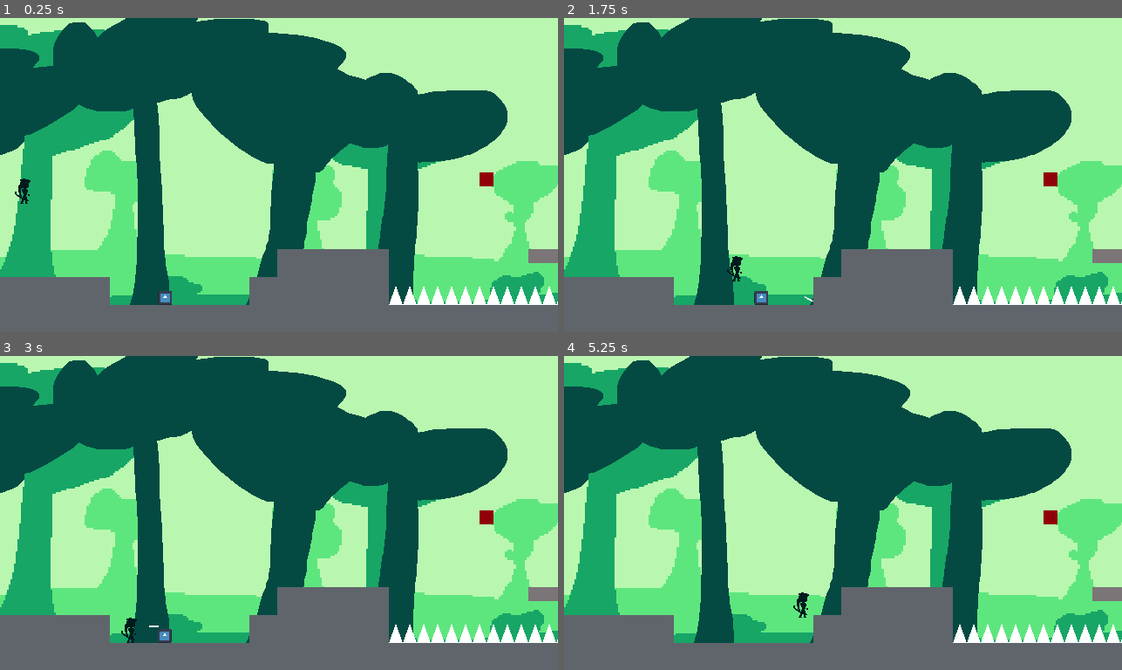
Above: before the commit, frames 1-4 (two rows, left to right).
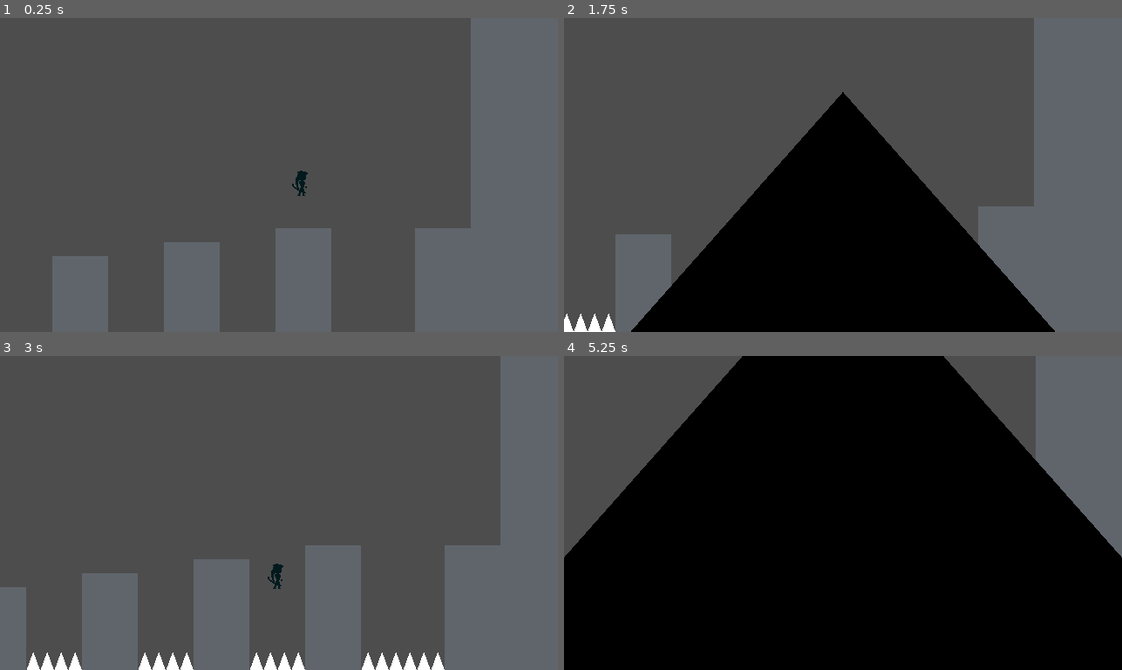
Above: after the commit, the same moments.

Repository: Borrow-Game/game-godot
Game: Godot game, scene res://Scenes/physics_sample_scene.tscn
Same seed, same stepped clock (60 frames per second), same inputs: the game is played once before the commit and once after it. The engine's default icon, where the game draws it, is replaced by a stand-in: a white triangle on a blue panel in a dark square.
Inputs:
- Up to frame 1 (0.25 s): no input
- Up to frame 2 (1.75 s): tap Enter (ui_accept) at 0.5, 0.77, 1.52 s; hold Right (right) from 0.53 s (still down); tap X (dash) at 0.6 s; tap Shift (shoot bow) at 1.35 s
- Up to frame 3 (3 s): release Right (right) at 2.03 s; hold Left (left) 2.03-2.78 s; tap X (dash) at 2.1 s; hold Right (right) from 2.78 s (still down); tap Shift (shoot bow) at 2.85 s
- Up to frame 4 (5.25 s): tap Enter (ui_accept) at 3.02, 3.77, 4.52 s; tap X (dash) at 3.6, 5.1 s; release Right (right) at 4.28 s; hold Left (left) 4.28-5.03 s; tap Shift (shoot bow) at 4.35 s; hold Right (right) from 5.03 s (still down)

The runs differ from the first frame. In frame 1, 93% of the frame differs, in the area x 0-100%, y 0-100%; in frame 2, 98%; in frame 3, 93%; in frame 4, 100%.

Commit message:
feat: added confetti when finishing demo

Diff:
--- /dev/null
+++ b/Scenes/confetti.tscn
@@ -0,0 +1,97 @@
+[gd_scene load_steps=2 format=3 uid="uid://cbqjh64lyjkkb"]
+
+[sub_resource type="Curve" id="Curve_4w4yn"]
+_data = [Vector2(0.0113208, 0.157122), 0.0, 0.0, 0, 0, Vector2(1, 0.366304), 0.0, 0.0, 0, 0]
+point_count = 2
+
+[node name="Confetti" type="Node2D"]
+
+[node name="green" type="CPUParticles2D" parent="."]
+scale = Vector2(1.01035, 1.02934)
+amount = 15
+explosiveness = 0.6
+randomness = 0.2
+local_coords = true
+direction = Vector2(0, -1)
+gravity = Vector2(0, 100)
+initial_velocity_min = 87.83
+initial_velocity_max = 296.94
+angular_velocity_min = 280.0
+angular_velocity_max = 280.0
+linear_accel_min = 13.51
+linear_accel_max = 13.51
+scale_amount_max = 10.0
+scale_amount_curve = SubResource("Curve_4w4yn")
+color = Color(0.658824, 0.392157, 0.992157, 1)
+
+[node name="green2" type="CPUParticles2D" parent="."]
+scale = Vector2(1.01035, 1.02934)
+amount = 15
+explosiveness = 0.6
+randomness = 0.2
+local_coords = true
+direction = Vector2(0, -1)
+gravity = Vector2(0, 100)
+initial_velocity_min = 87.83
+initial_velocity_max = 296.94
+angular_velocity_min = 280.0
+angular_velocity_max = 280.0
+linear_accel_min = 13.51
+linear_accel_max = 13.51
+scale_amount_max = 10.0
+scale_amount_curve = SubResource("Curve_4w4yn")
+color = Color(0.160784, 0.803922, 1, 1)
+
+[node name="green3" type="CPUParticles2D" parent="."]
+scale = Vector2(1.01035, 1.02934)
+amount = 15
+explosiveness = 0.6
+randomness = 0.2
+local_coords = true
+direction = Vector2(0, -1)
+gravity = Vector2(0, 100)
+initial_velocity_min = 87.83
+initial_velocity_max = 296.94
+angular_velocity_min = 280.0
+angular_velocity_max = 280.0
+linear_accel_min = 13.51
+linear_accel_max = 13.51
+scale_amount_max = 10.0
+scale_amount_curve = SubResource("Curve_4w4yn")
+color = Color(0.658824, 0.392157, 0.992157, 1)
+
+[node name="green4" type="CPUParticles2D" parent="."]
+scale = Vector2(1.01035, 1.02934)
+amount = 15
+explosiveness = 0.6
+randomness = 0.2
+local_coords = true
+direction = Vector2(0, -1)
+gravity = Vector2(0, 100)
+initial_velocity_min = 87.83
+initial_velocity_max = 296.94
+angular_velocity_min = 280.0
+angular_velocity_max = 280.0
+linear_accel_min = 13.51
+linear_accel_max = 13.51
+scale_amount_max = 10.0
+scale_amount_curve = SubResource("Curve_4w4yn")
+color = Color(1, 0.443137, 0.552941, 1)
+
+[node name="green5" type="CPUParticles2D" parent="."]
+scale = Vector2(1.01035, 1.02934)
+amount = 15
+explosiveness = 0.6
+randomness = 0.2
+local_coords = true
+direction = Vector2(0, -1)
+gravity = Vector2(0, 100)
+initial_velocity_min = 87.83
+initial_velocity_max = 296.94
+angular_velocity_min = 280.0
+angular_velocity_max = 280.0
+linear_accel_min = 13.51
+linear_accel_max = 13.51
+scale_amount_max = 10.0
+scale_amount_curve = SubResource("Curve_4w4yn")
+color = Color(0.992157, 1, 0.415686, 1)
--- a/Scenes/physics_sample_scene.tscn
+++ b/Scenes/physics_sample_scene.tscn
@@ -11,12 +11,17 @@
 [ext_resource type="Texture2D" uid="uid://bpuw2tcdaplkq" path="res://Assets/textures/backgrounds/physics_sample_scene/Layer_2.png" id="9_860t1"]
 [ext_resource type="Texture2D" uid="uid://8i3uphbu25ne" path="res://Assets/textures/backgrounds/physics_sample_scene/Layer_1.png" id="10_jg0nf"]
 [ext_resource type="Texture2D" uid="uid://bidhnytjulmee" path="res://Assets/textures/backgrounds/physics_sample_scene/Layer_0.png" id="11_efdi7"]
+[ext_resource type="Script" path="res://Scripts/spawn_confetti_end.gd" id="12_rqtcp"]
+
+[sub_resource type="RectangleShape2D" id="RectangleShape2D_bsuop"]
+size = Vector2(7.14285, 0.298494)
 
 [node name="scene" type="Node2D" node_paths=PackedStringArray("Camera")]
 script = ExtResource("1_wtlnw")
 Camera = NodePath("player_character/Camera2D")
 
 [node name="player_character" parent="." instance=ExtResource("2_48hqm")]
+position = Vector2(1408, -33)
 
 [node name="Camera2D" type="Camera2D" parent="player_character"]
 position = Vector2(-2, 0)
@@ -28,6 +33,7 @@
 editor_draw_limits = true
 
 [node name="arrows" type="Node2D" parent="."]
+position = Vector2(1408, -33)
 
 [node name="spikes" type="Node" parent="."]
 
@@ -156,18 +162,6 @@
 
 [node name="StaticBody2D42" parent="spikes" instance=ExtResource("5_erp6k")]
 position = Vector2(1528, 170)
-
-[node name="StaticBody2D43" parent="spikes" instance=ExtResource("5_erp6k")]
-position = Vector2(1544, 170)
-
-[node name="StaticBody2D44" parent="spikes" instance=ExtResource("5_erp6k")]
-position = Vector2(1560, 170)
-
-[node name="StaticBody2D45" parent="spikes" instance=ExtResource("5_erp6k")]
-position = Vector2(1576, 170)
-
-[node name="StaticBody2D46" parent="spikes" instance=ExtResource("5_erp6k")]
-position = Vector2(1592, 170)
 
 [node name="StaticBody2D47" parent="spikes" instance=ExtResource("5_erp6k")]
 position = Vector2(488, 138)
@@ -742,35 +736,23 @@
 [node name="sample_block193" parent="blocks" instance=ExtResource("1_l1o3p")]
 position = Vector2(1456, 224)
 
-[node name="sample_block194" parent="blocks" instance=ExtResource("1_l1o3p")]
-position = Vector2(1552, 192)
-
-[node name="sample_block195" parent="blocks" instance=ExtResource("1_l1o3p")]
-position = Vector2(1584, 192)
-
 [node name="sample_block196" parent="blocks" instance=ExtResource("1_l1o3p")]
 position = Vector2(1488, 224)
 
 [node name="sample_block197" parent="blocks" instance=ExtResource("1_l1o3p")]
 position = Vector2(1520, 224)
 
-[node name="sample_block198" parent="blocks" instance=ExtResource("1_l1o3p")]
+[node name="sample_block200" parent="blocks" instance=ExtResource("1_l1o3p")]
+position = Vector2(1552, 192)
+
+[node name="sample_block201" parent="blocks" instance=ExtResource("1_l1o3p")]
+position = Vector2(1584, 192)
+
+[node name="sample_block202" parent="blocks" instance=ExtResource("1_l1o3p")]
 position = Vector2(1552, 224)
 
-[node name="sample_block199" parent="blocks" instance=ExtResource("1_l1o3p")]
+[node name="sample_block203" parent="blocks" instance=ExtResource("1_l1o3p")]
 position = Vector2(1584, 224)
-
-[node name="sample_block200" parent="blocks" instance=ExtResource("1_l1o3p")]
-position = Vector2(1616, 192)
-
-[node name="sample_block201" parent="blocks" instance=ExtResource("1_l1o3p")]
-position = Vector2(1648, 192)
-
-[node name="sample_block202" parent="blocks" instance=ExtResource("1_l1o3p")]
-position = Vector2(1616, 224)
-
-[node name="sample_block203" parent="blocks" instance=ExtResource("1_l1o3p")]
-position = Vector2(1648, 224)
 
 [node name="sample_block204" parent="blocks" instance=ExtResource("1_l1o3p")]
 position = Vector2(1488, 192)
@@ -779,196 +761,196 @@
 position = Vector2(1520, 192)
 
 [node name="sample_block206" parent="blocks" instance=ExtResource("1_l1o3p")]
+position = Vector2(1648, 192)
+
+[node name="sample_block207" parent="blocks" instance=ExtResource("1_l1o3p")]
+position = Vector2(1680, 192)
+
+[node name="sample_block208" parent="blocks" instance=ExtResource("1_l1o3p")]
+position = Vector2(1616, 224)
+
+[node name="sample_block209" parent="blocks" instance=ExtResource("1_l1o3p")]
+position = Vector2(1648, 224)
+
+[node name="sample_block210" parent="blocks" instance=ExtResource("1_l1o3p")]
+position = Vector2(1680, 224)
+
+[node name="sample_block211" parent="blocks" instance=ExtResource("1_l1o3p")]
 position = Vector2(1712, 192)
 
-[node name="sample_block207" parent="blocks" instance=ExtResource("1_l1o3p")]
-position = Vector2(1744, 192)
-
-[node name="sample_block208" parent="blocks" instance=ExtResource("1_l1o3p")]
-position = Vector2(1680, 224)
-
-[node name="sample_block209" parent="blocks" instance=ExtResource("1_l1o3p")]
+[node name="sample_block212" parent="blocks" instance=ExtResource("1_l1o3p")]
 position = Vector2(1712, 224)
 
-[node name="sample_block210" parent="blocks" instance=ExtResource("1_l1o3p")]
-position = Vector2(1744, 224)
-
-[node name="sample_block211" parent="blocks" instance=ExtResource("1_l1o3p")]
-position = Vector2(1776, 192)
-
-[node name="sample_block212" parent="blocks" instance=ExtResource("1_l1o3p")]
-position = Vector2(1776, 224)
-
 [node name="sample_block213" parent="blocks" instance=ExtResource("1_l1o3p")]
-position = Vector2(1680, 192)
+position = Vector2(1616, 192)
 
 [node name="sample_block234" parent="blocks" instance=ExtResource("1_l1o3p")]
+position = Vector2(1648, 128)
+
+[node name="sample_block235" parent="blocks" instance=ExtResource("1_l1o3p")]
+position = Vector2(1680, 128)
+
+[node name="sample_block236" parent="blocks" instance=ExtResource("1_l1o3p")]
+position = Vector2(1616, 160)
+
+[node name="sample_block237" parent="blocks" instance=ExtResource("1_l1o3p")]
+position = Vector2(1648, 160)
+
+[node name="sample_block238" parent="blocks" instance=ExtResource("1_l1o3p")]
+position = Vector2(1680, 160)
+
+[node name="sample_block239" parent="blocks" instance=ExtResource("1_l1o3p")]
 position = Vector2(1712, 128)
 
-[node name="sample_block235" parent="blocks" instance=ExtResource("1_l1o3p")]
-position = Vector2(1744, 128)
-
-[node name="sample_block236" parent="blocks" instance=ExtResource("1_l1o3p")]
-position = Vector2(1680, 160)
-
-[node name="sample_block237" parent="blocks" instance=ExtResource("1_l1o3p")]
+[node name="sample_block240" parent="blocks" instance=ExtResource("1_l1o3p")]
 position = Vector2(1712, 160)
 
-[node name="sample_block238" parent="blocks" instance=ExtResource("1_l1o3p")]
-position = Vector2(1744, 160)
-
-[node name="sample_block239" parent="blocks" instance=ExtResource("1_l1o3p")]
-position = Vector2(1776, 128)
-
-[node name="sample_block240" parent="blocks" instance=ExtResource("1_l1o3p")]
-position = Vector2(1776, 160)
-
 [node name="sample_block241" parent="blocks" instance=ExtResource("1_l1o3p")]
-position = Vector2(1680, 128)
+position = Vector2(1616, 128)
 
 [node name="sample_block242" parent="blocks" instance=ExtResource("1_l1o3p")]
+position = Vector2(1648, 64)
+
+[node name="sample_block243" parent="blocks" instance=ExtResource("1_l1o3p")]
+position = Vector2(1680, 64)
+
+[node name="sample_block244" parent="blocks" instance=ExtResource("1_l1o3p")]
+position = Vector2(1616, 96)
+
+[node name="sample_block245" parent="blocks" instance=ExtResource("1_l1o3p")]
+position = Vector2(1648, 96)
+
+[node name="sample_block246" parent="blocks" instance=ExtResource("1_l1o3p")]
+position = Vector2(1680, 96)
+
+[node name="sample_block247" parent="blocks" instance=ExtResource("1_l1o3p")]
 position = Vector2(1712, 64)
 
-[node name="sample_block243" parent="blocks" instance=ExtResource("1_l1o3p")]
-position = Vector2(1744, 64)
-
-[node name="sample_block244" parent="blocks" instance=ExtResource("1_l1o3p")]
-position = Vector2(1680, 96)
-
-[node name="sample_block245" parent="blocks" instance=ExtResource("1_l1o3p")]
+[node name="sample_block248" parent="blocks" instance=ExtResource("1_l1o3p")]
 position = Vector2(1712, 96)
 
-[node name="sample_block246" parent="blocks" instance=ExtResource("1_l1o3p")]
-position = Vector2(1744, 96)
-
-[node name="sample_block247" parent="blocks" instance=ExtResource("1_l1o3p")]
-position = Vector2(1776, 64)
-
-[node name="sample_block248" parent="blocks" instance=ExtResource("1_l1o3p")]
-position = Vector2(1776, 96)
-
 [node name="sample_block249" parent="blocks" instance=ExtResource("1_l1o3p")]
-position = Vector2(1680, 64)
+position = Vector2(1616, 64)
 
 [node name="sample_block250" parent="blocks" instance=ExtResource("1_l1o3p")]
+position = Vector2(1648, 0)
+
+[node name="sample_block251" parent="blocks" instance=ExtResource("1_l1o3p")]
+position = Vector2(1680, 0)
+
+[node name="sample_block252" parent="blocks" instance=ExtResource("1_l1o3p")]
+position = Vector2(1616, 32)
+
+[node name="sample_block253" parent="blocks" instance=ExtResource("1_l1o3p")]
+position = Vector2(1648, 32)
+
+[node name="sample_block254" parent="blocks" instance=ExtResource("1_l1o3p")]
+position = Vector2(1680, 32)
+
+[node name="sample_block255" parent="blocks" instance=ExtResource("1_l1o3p")]
 position = Vector2(1712, 0)
 
-[node name="sample_block251" parent="blocks" instance=ExtResource("1_l1o3p")]
-position = Vector2(1744, 0)
-
-[node name="sample_block252" parent="blocks" instance=ExtResource("1_l1o3p")]
-position = Vector2(1680, 32)
-
-[node name="sample_block253" parent="blocks" instance=ExtResource("1_l1o3p")]
+[node name="sample_block256" parent="blocks" instance=ExtResource("1_l1o3p")]
 position = Vector2(1712, 32)
 
-[node name="sample_block254" parent="blocks" instance=ExtResource("1_l1o3p")]
-position = Vector2(1744, 32)
-
-[node name="sample_block255" parent="blocks" instance=ExtResource("1_l1o3p")]
-position = Vector2(1776, 0)
-
-[node name="sample_block256" parent="blocks" instance=ExtResource("1_l1o3p")]
-position = Vector2(1776, 32)
-
 [node name="sample_block257" parent="blocks" instance=ExtResource("1_l1o3p")]
-position = Vector2(1680, 0)
+position = Vector2(1616, 0)
 
 [node name="sample_block258" parent="blocks" instance=ExtResource("1_l1o3p")]
+position = Vector2(1648, -64)
+
+[node name="sample_block259" parent="blocks" instance=ExtResource("1_l1o3p")]
+position = Vector2(1680, -64)
+
+[node name="sample_block260" parent="blocks" instance=ExtResource("1_l1o3p")]
+position = Vector2(1616, -32)
+
+[node name="sample_block261" parent="blocks" instance=ExtResource("1_l1o3p")]
+position = Vector2(1648, -32)
+
+[node name="sample_block262" parent="blocks" instance=ExtResource("1_l1o3p")]
+position = Vector2(1680, -32)
+
+[node name="sample_block263" parent="blocks" instance=ExtResource("1_l1o3p")]
 position = Vector2(1712, -64)
 
-[node name="sample_block259" parent="blocks" instance=ExtResource("1_l1o3p")]
-position = Vector2(1744, -64)
-
-[node name="sample_block260" parent="blocks" instance=ExtResource("1_l1o3p")]
-position = Vector2(1680, -32)
-
-[node name="sample_block261" parent="blocks" instance=ExtResource("1_l1o3p")]
+[node name="sample_block264" parent="blocks" instance=ExtResource("1_l1o3p")]
 position = Vector2(1712, -32)
 
-[node name="sample_block262" parent="blocks" instance=ExtResource("1_l1o3p")]
-position = Vector2(1744, -32)
-
-[node name="sample_block263" parent="blocks" instance=ExtResource("1_l1o3p")]
-position = Vector2(1776, -64)
-
-[node name="sample_block264" parent="blocks" instance=ExtResource("1_l1o3p")]
-position = Vector2(1776, -32)
-
 [node name="sample_block265" parent="blocks" instance=ExtResource("1_l1o3p")]
-position = Vector2(1680, -64)
+position = Vector2(1616, -64)
 
 [node name="sample_block266" parent="blocks" instance=ExtResource("1_l1o3p")]
+position = Vector2(1648, -128)
+
+[node name="sample_block267" parent="blocks" instance=ExtResource("1_l1o3p")]
+position = Vector2(1680, -128)
+
+[node name="sample_block268" parent="blocks" instance=ExtResource("1_l1o3p")]
+position = Vector2(1616, -96)
+
+[node name="sample_block269" parent="blocks" instance=ExtResource("1_l1o3p")]
+position = Vector2(1648, -96)
+
+[node name="sample_block270" parent="blocks" instance=ExtResource("1_l1o3p")]
+position = Vector2(1680, -96)
+
+[node name="sample_block271" parent="blocks" instance=ExtResource("1_l1o3p")]
 position = Vector2(1712, -128)
 
-[node name="sample_block267" parent="blocks" instance=ExtResource("1_l1o3p")]
-position = Vector2(1744, -128)
-
-[node name="sample_block268" parent="blocks" instance=ExtResource("1_l1o3p")]
-position = Vector2(1680, -96)
-
-[node name="sample_block269" parent="blocks" instance=ExtResource("1_l1o3p")]
+[node name="sample_block272" parent="blocks" instance=ExtResource("1_l1o3p")]
 position = Vector2(1712, -96)
 
-[node name="sample_block270" parent="blocks" instance=ExtResource("1_l1o3p")]
-position = Vector2(1744, -96)
-
-[node name="sample_block271" parent="blocks" instance=ExtResource("1_l1o3p")]
-position = Vector2(1776, -128)
-
-[node name="sample_block272" parent="blocks" instance=ExtResource("1_l1o3p")]
-position = Vector2(1776, -96)
-
 [node name="sample_block273" parent="blocks" instance=ExtResource("1_l1o3p")]
-position = Vector2(1680, -128)
+position = Vector2(1616, -128)
 
 [node name="sample_block274" parent="blocks" instance=ExtResource("1_l1o3p")]
+position = Vector2(1648, -192)
+
+[node name="sample_block275" parent="blocks" instance=ExtResource("1_l1o3p")]
+position = Vector2(1680, -192)
+
+[node name="sample_block276" parent="blocks" instance=ExtResource("1_l1o3p")]
+position = Vector2(1616, -160)
+
+[node name="sample_block277" parent="blocks" instance=ExtResource("1_l1o3p")]
+position = Vector2(1648, -160)
+
+[node name="sample_block278" parent="blocks" instance=ExtResource("1_l1o3p")]
+position = Vector2(1680, -160)
+
+[node name="sample_block279" parent="blocks" instance=ExtResource("1_l1o3p")]
 position = Vector2(1712, -192)
 
-[node name="sample_block275" parent="blocks" instance=ExtResource("1_l1o3p")]
-position = Vector2(1744, -192)
-
-[node name="sample_block276" parent="blocks" instance=ExtResource("1_l1o3p")]
-position = Vector2(1680, -160)
-
-[node name="sample_block277" parent="blocks" instance=ExtResource("1_l1o3p")]
+[node name="sample_block280" parent="blocks" instance=ExtResource("1_l1o3p")]
 position = Vector2(1712, -160)
 
-[node name="sample_block278" parent="blocks" instance=ExtResource("1_l1o3p")]
-position = Vector2(1744, -160)
-
-[node name="sample_block279" parent="blocks" instance=ExtResource("1_l1o3p")]
-position = Vector2(1776, -192)
-
-[node name="sample_block280" parent="blocks" instance=ExtResource("1_l1o3p")]
-position = Vector2(1776, -160)
-
 [node name="sample_block281" parent="blocks" instance=ExtResource("1_l1o3p")]
-position = Vector2(1680, -192)
+position = Vector2(1616, -192)
 
 [node name="sample_block282" parent="blocks" instance=ExtResource("1_l1o3p")]
+position = Vector2(1648, -256)
+
+[node name="sample_block283" parent="blocks" instance=ExtResource("1_l1o3p")]
+position = Vector2(1680, -256)
+
+[node name="sample_block284" parent="blocks" instance=ExtResource("1_l1o3p")]
+position = Vector2(1616, -224)
+
+[node name="sample_block285" parent="blocks" instance=ExtResource("1_l1o3p")]
+position = Vector2(1648, -224)
+
+[node name="sample_block286" parent="blocks" instance=ExtResource("1_l1o3p")]
+position = Vector2(1680, -224)
+
+[node name="sample_block287" parent="blocks" instance=ExtResource("1_l1o3p")]
 position = Vector2(1712, -256)
 
-[node name="sample_block283" parent="blocks" instance=ExtResource("1_l1o3p")]
-position = Vector2(1744, -256)
-
-[node name="sample_block284" parent="blocks" instance=ExtResource("1_l1o3p")]
-position = Vector2(1680, -224)
-
-[node name="sample_block285" parent="blocks" instance=ExtResource("1_l1o3p")]
+[node name="sample_block288" parent="blocks" instance=ExtResource("1_l1o3p")]
 position = Vector2(1712, -224)
 
-[node name="sample_block286" parent="blocks" instance=ExtResource("1_l1o3p")]
-position = Vector2(1744, -224)
-
-[node name="sample_block287" parent="blocks" instance=ExtResource("1_l1o3p")]
-position = Vector2(1776, -256)
-
-[node name="sample_block288" parent="blocks" instance=ExtResource("1_l1o3p")]
-position = Vector2(1776, -224)
-
 [node name="sample_block289" parent="blocks" instance=ExtResource("1_l1o3p")]
-position = Vector2(1680, -256)
+position = Vector2(1616, -256)
 
 [node name="sample_block146" parent="blocks" instance=ExtResource("1_l1o3p")]
 position = Vector2(1168, 96)
@@ -1025,34 +1007,34 @@
 position = Vector2(1392, 48)
 
 [node name="sample_block214" parent="blocks" instance=ExtResource("1_l1o3p")]
-position = Vector2(1648, 160)
+position = Vector2(1584, 160)
 
 [node name="sample_block215" parent="blocks" instance=ExtResource("1_l1o3p")]
-position = Vector2(1616, 160)
+position = Vector2(1552, 160)
 
 [node name="sample_block218" parent="blocks" instance=ExtResource("1_l1o3p")]
-position = Vector2(1616, 64)
+position = Vector2(1552, 64)
 
 [node name="sample_block219" parent="blocks" instance=ExtResource("1_l1o3p")]
-position = Vector2(1648, 64)
+position = Vector2(1584, 64)
 
 [node name="sample_block220" parent="blocks" instance=ExtResource("1_l1o3p")]
-position = Vector2(1616, 96)
+position = Vector2(1552, 96)
 
 [node name="sample_block221" parent="blocks" instance=ExtResource("1_l1o3p")]
-position = Vector2(1648, 96)
+position = Vector2(1584, 96)
 
 [node name="sample_block222" parent="blocks" instance=ExtResource("1_l1o3p")]
-position = Vector2(1616, 128)
+position = Vector2(1552, 128)
 
 [node name="sample_block223" parent="blocks" instance=ExtResource("1_l1o3p")]
-position = Vector2(1648, 128)
+position = Vector2(1584, 128)
 
 [node name="sample_block224" parent="blocks" instance=ExtResource("1_l1o3p")]
-position = Vector2(1648, 48)
+position = Vector2(1584, 48)
 
 [node name="sample_block225" parent="blocks" instance=ExtResource("1_l1o3p")]
-position = Vector2(1616, 48)
+position = Vector2(1552, 48)
 
 [node name="target_blocks" type="Node2D" parent="."]
 position = Vector2(528, 0)
@@ -1082,6 +1064,7 @@
 aim_position = Vector2(880, 88)
 
 [node name="ParallaxBackground" type="ParallaxBackground" parent="."]
+visible = false
 
 [node name="ParallaxLayer4" type="ParallaxLayer" parent="ParallaxBackground"]
 position = Vector2(945, -26)
@@ -1116,3 +1099,14 @@
 
 [node name="Sprite2D" type="Sprite2D" parent="ParallaxBackground/ParallaxLayer"]
 texture = ExtResource("11_efdi7")
+
+[node name="Area2D" type="Area2D" parent="."]
+position = Vector2(64, -2)
+scale = Vector2(8.96, 13.4)
+script = ExtResource("12_rqtcp")
+
+[node name="CollisionShape2D" type="CollisionShape2D" parent="Area2D"]
+position = Vector2(167.858, 2.38805)
+shape = SubResource("RectangleShape2D_bsuop")
+
+[connection signal="body_entered" from="Area2D" to="Area2D" method="_on_body_entered"]
--- /dev/null
+++ b/Scripts/spawn_confetti_end.gd
@@ -0,0 +1,13 @@
+extends Area2D
+
+var confetti_scene = preload('res://Scenes/confetti.tscn')
+
+func _on_body_entered(body):
+	if body.is_in_group("player"):  # Check if the player entered
+		spawn_confetti()  # Set your confetti position
+
+func spawn_confetti():
+	var instance = confetti_scene.instantiate()
+	instance.global_position = Vector2(1568, 32)  # Adjust the position as needed
+	# Add to the main scene (not the Area2D)
+	get_tree().current_scene.add_child(instance)
Not shown: 1 places in Scenes/physics_sample_scene.tscn that only renumber resources
